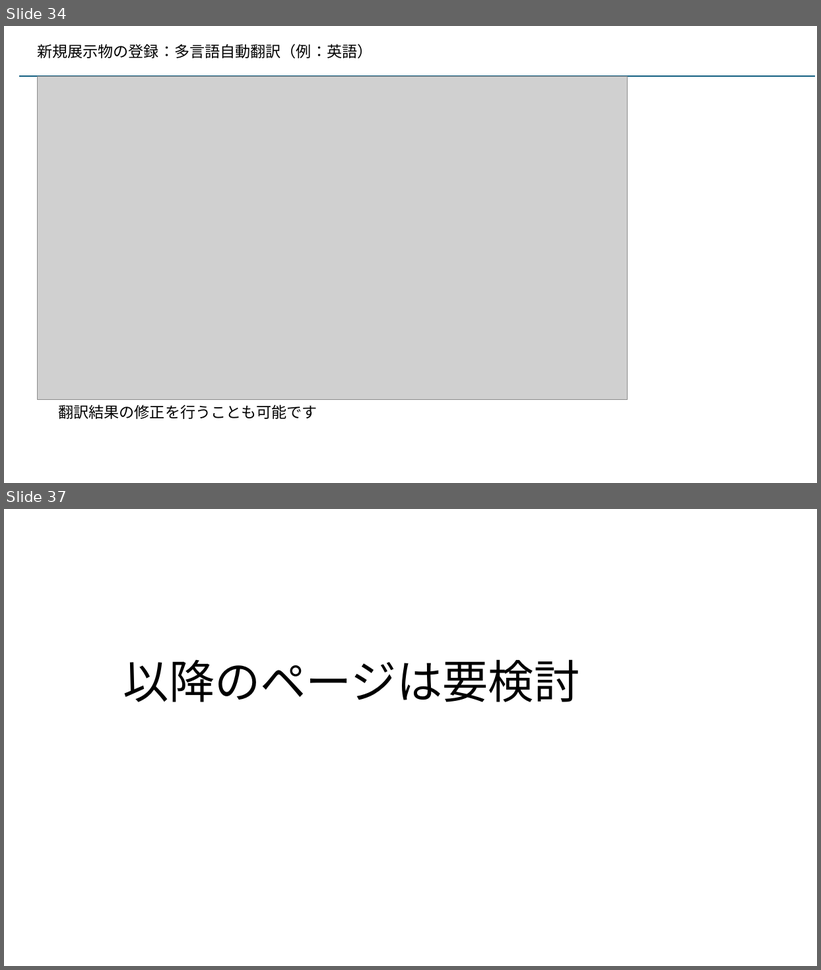
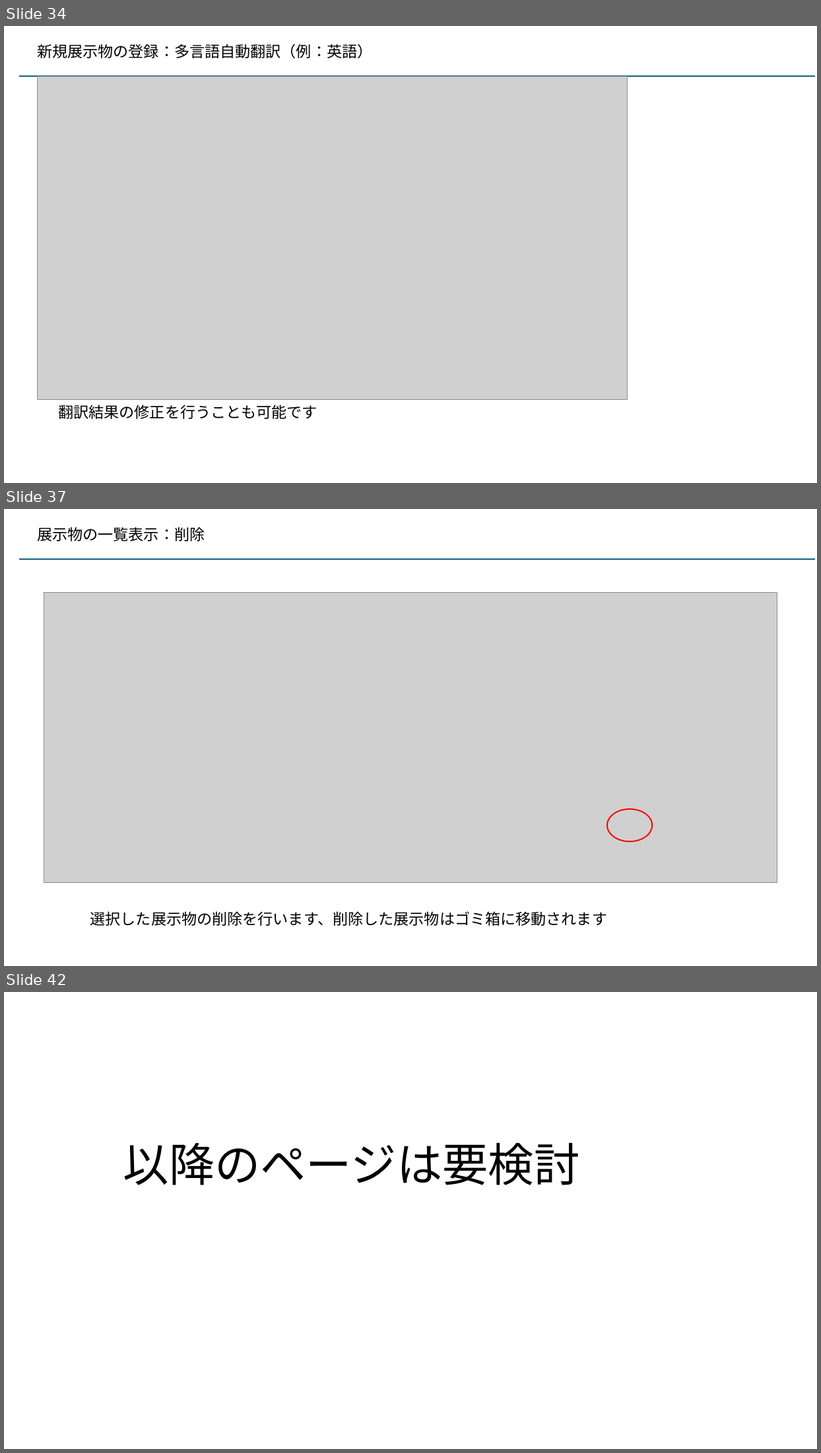
Before and after one commit to kaze-lab/museum_app_proj, a slide deck: 展示物アプリ仕様.pptx. Shown one above the other, each under a label of ours: slides 34 and 37 before the commit, slides 34, 37 and 42 after it; the slides between them are not shown. The pictures are 821x970 and 821x1453 pixels, drawn with LibreOffice and Linux fonts; fonts in the diff are those of the drawing; grey boxes stand for pictures. Boxes give left, top, right and bottom in pixels: in the first picture for what was removed or moved away, otherwise in the second. Text is boxed around its words. In the diff, an @@ line names an element or a change of style, - is before the commit and + after.

```diff
--- a/展示物アプリ仕様.pptx
+++ b/展示物アプリ仕様.pptx
@@ slide 37 added at [4, 509, 817, 966], background #FFFFFF @@
@@ text added at [37, 527, 205, 541], 18 pt, text #000000 @@
+展示物の一覧表示：削除
@@ line added from (19, 560) to (815, 560), #156082 1.5 pt @@
@@ picture added at [44, 592, 778, 883] @@
@@ ellipse added at [607, 809, 652, 842], outline #FF0000 1.5 pt @@
@@ text added at [90, 912, 608, 926], 18 pt, text #000000 @@
+選択した展示物の削除を行います、削除した展示物はゴミ箱に移動されます
@@ what was slide 37 is now slide 42 @@
```
Also in this commit, not shown: 1 slide changed, 4 other slides added, 7 other files.
